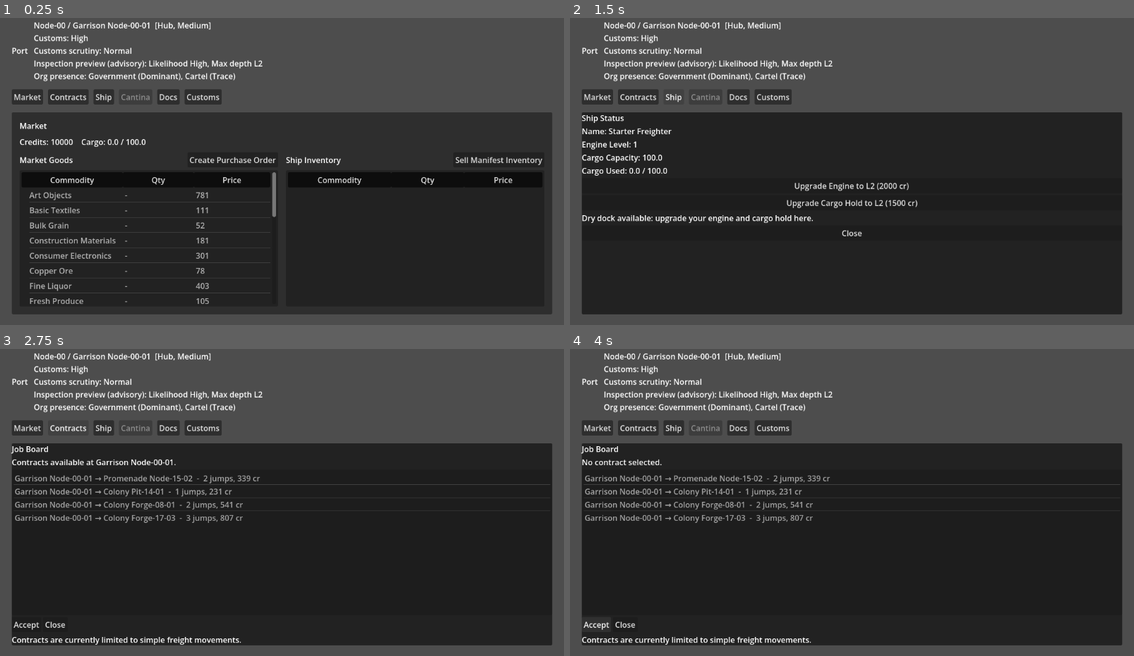
Above: before the commit, frames 1-4 (two rows, left to right).
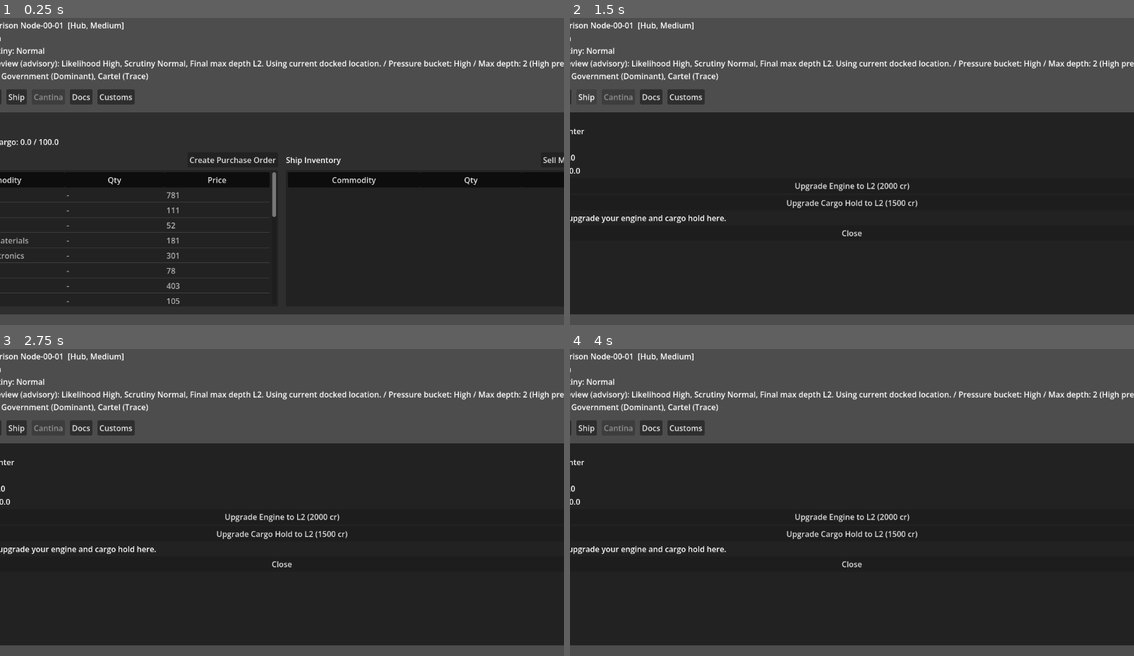
Above: after the commit, the same moments.

Repository: DKyd/Tiny-Cormorant
Game: Godot game, scene res://scenes/Port.tscn
Same seed, same stepped clock (60 frames per second), same inputs: the game is played once before the commit and once after it. This scene is started directly instead of the project's main scene.
Inputs (mouse positions are in pixels of both pictures, inside the frame that each line leads up to):
- Up to frame 1 (0.25 s): no input
- Up to frame 2 (1.5 s): click (598, 97) at 0.5 s, where only the run before the commit has a clickable "Market"; click "Ship" at 1.25 s
- Up to frame 3 (2.75 s): click (67, 428) at 2 s, where only the run before the commit has a clickable "Contracts"
- Up to frame 4 (4 s): click (598, 625) at 2.75 s, where only the run before the commit has a clickable "Accept"; click (598, 625) at 3.5 s, where only the run before the commit has a clickable "Accept"

The runs differ from the first frame. In frame 1, 8.4% of the frame differs, in the area x 0-100%, y 1-97%; in frame 2, 7.5%; in frame 3, 9.3%; in frame 4, 9.2%.

Commit message:
issue-0098: Surface scrutiny + final max depth in inspection preview (advisory)

Diff:
--- a/scripts/Port.gd
+++ b/scripts/Port.gd
@@ -113,23 +113,45 @@
 	var preview_likelihood: String = String(preview.get("likelihood", "Unknown")).strip_edges()
 	if preview_likelihood == "":
 		preview_likelihood = "Unknown"
+	var depth_bias: int = 0
+	var depth_bias_variant = preview.get("depth_bias", 0)
+	if depth_bias_variant is int:
+		depth_bias = int(depth_bias_variant)
+	elif depth_bias_variant is float:
+		depth_bias = int(depth_bias_variant)
+	if depth_bias < 0:
+		depth_bias = 0
+	var scrutiny_state: String = "Unknown"
+	if preview_ok:
+		if depth_bias > 0:
+			scrutiny_state = "Heightened (+%d)" % depth_bias
+		else:
+			scrutiny_state = "Normal"
 	var preview_line: String = ""
 	if preview_ok:
 		var preview_depth: int = int(preview.get("max_depth", 1))
-		preview_line = "Inspection preview (advisory): Likelihood %s, Max depth L%d" % [
+		var details: String = "Likelihood %s, Scrutiny %s, Final max depth L%d" % [
 			preview_likelihood,
+			scrutiny_state,
 			preview_depth,
 		]
+		var reasons_variant = preview.get("reasons", [])
+		if reasons_variant is Array:
+			var reason_parts: Array[String] = []
+			for reason_variant in reasons_variant:
+				if not (reason_variant is String):
+					continue
+				var reason_text: String = String(reason_variant).strip_edges()
+				if reason_text == "":
+					continue
+				reason_parts.append(reason_text)
+			if not reason_parts.is_empty():
+				details = "%s. %s" % [details, " / ".join(reason_parts)]
+		preview_line = "Inspection preview (advisory): %s" % details
 	else:
 		preview_line = "Inspection preview (advisory): Unknown"
 	var scrutiny_line: String = "Customs scrutiny: Unknown"
-	if preview_ok:
-		var depth_bias_variant = preview.get("depth_bias", 0)
-		var depth_bias: int = 0
-		if depth_bias_variant is int:
-			depth_bias = int(depth_bias_variant)
-		elif depth_bias_variant is float:
-			depth_bias = int(depth_bias_variant)
+	if preview_ok and scrutiny_state != "Unknown":
 		if depth_bias > 0:
 			scrutiny_line = "Customs scrutiny: Heightened (+%d depth)" % depth_bias
 		else:
Not shown, changed: codex/runs/ACTIVE_RUN.txt
Not shown, added: codex/runs/issue-0098-surface-scrutiny-in-inspection-preview/job.md
Not shown, added: codex/runs/issue-0098-surface-scrutiny-in-inspection-preview/results.md
